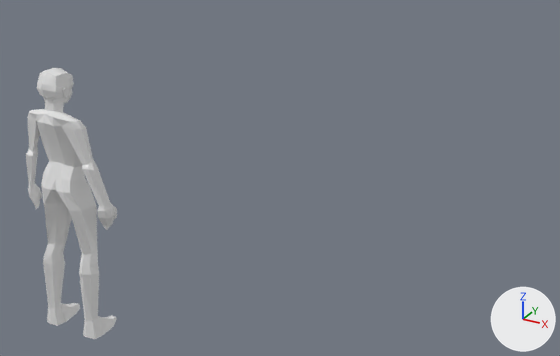
An edit to the Blender file Assets/Characters/TRATM/TRATM.blend, drawn before and after from the same camera.
Both versions are drawn from a 50 mm camera at (0.762, -3.368, 3.318) aimed at (-1.264, 0.316, 1.476). Lighting does not change. The marker at lower right points along +X, +Y and +Z. The picture after the commit comes second. Mesh edges are drawn as thin lines on the coarser meshes.

In view in the first picture: 'original body'.
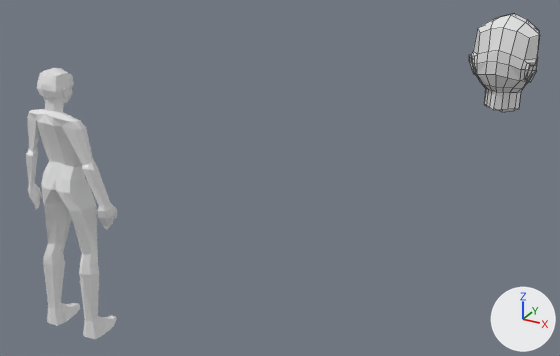
Where the change shows, as pixel boxes (x1, y1, x2, y2) in the pictures (560 x 356 px):
'Face', added: after (469, 14, 540, 112)

Diff of the bpy script that builds the scene:
```diff
--- a/Assets/Characters/TRATM/TRATM.blend.py
+++ b/Assets/Characters/TRATM/TRATM.blend.py
@@ me_roundcube @@
+me_roundcube.from_pydata(...)  # 86 vertices, 75 faces; spans x -0.57..0.0, y -0.56..0.83, z -0.94..0.85
@@ ob_face @@
+ob_face = bpy.data.objects.new('Face', me_roundcube)
+ob_face.location = (0.026, 0.0, 2.408)
+ob_face.scale = (0.254, 0.254, 0.254)
+_m = ob_face.modifiers.new('Mirror', 'MIRROR')
+_m.use_clip = True
```
